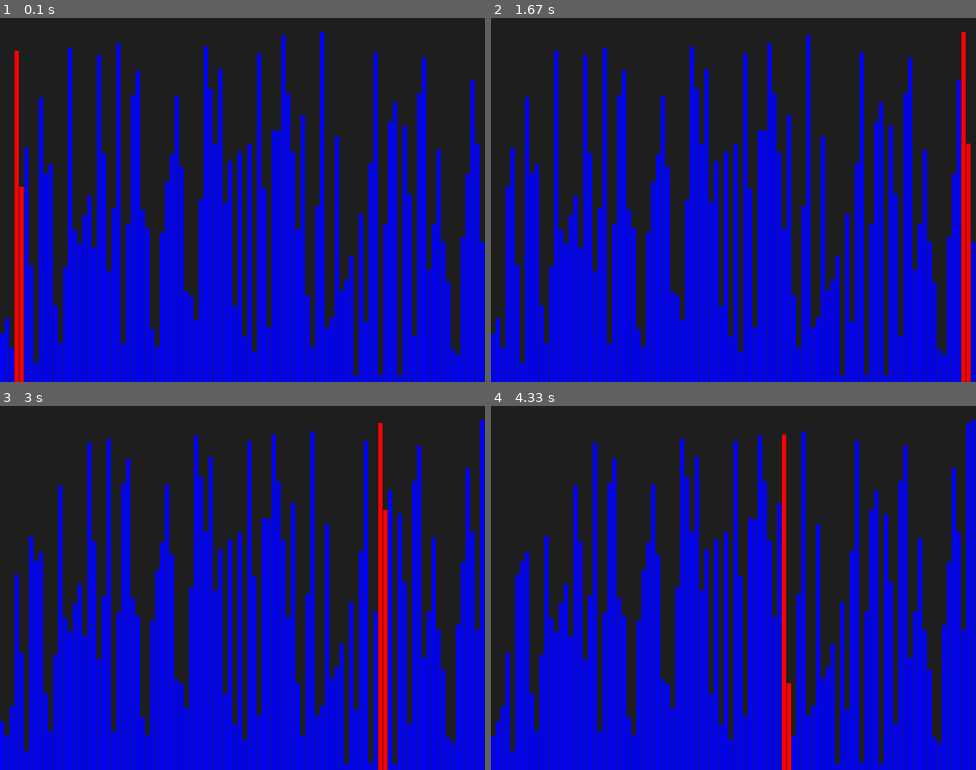
Above: before the commit, frames 1-4 (two rows, left to right).
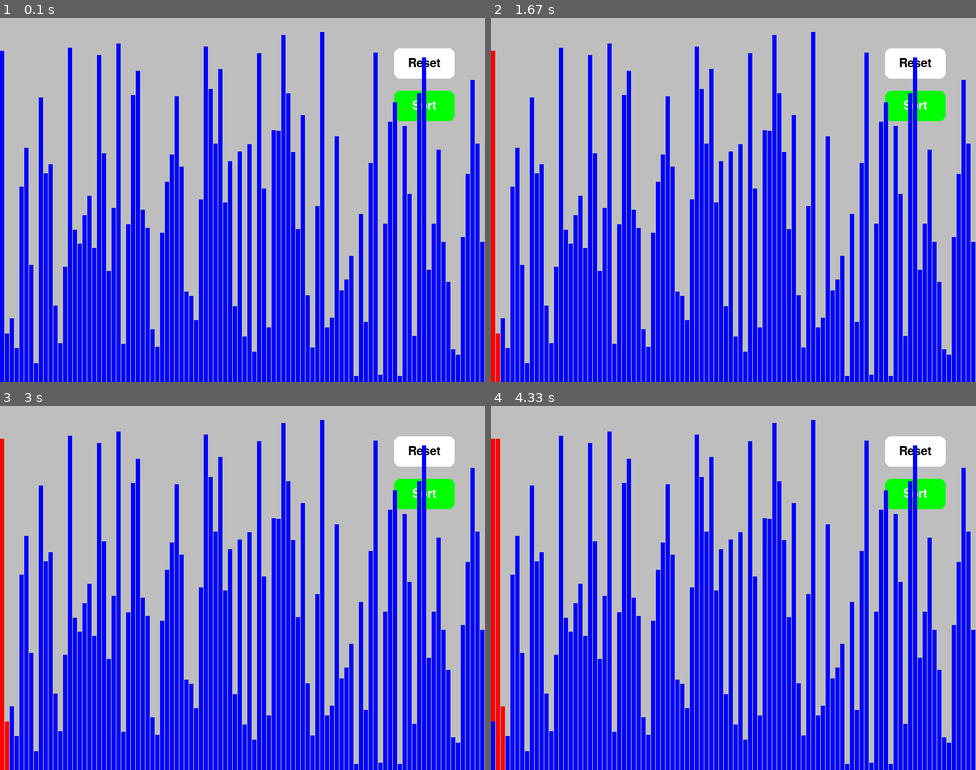
Above: after the commit, the same moments.

Repository: DarioDav/Sorting-algorithms-visualization
Game: pygame game, started from 4-Sorting/sorting_example.py
The game is run twice, just before and just after one commit, with the same random seed, the same clock (stepped at 60 frames per second) and the same inputs.
Inputs (mouse positions are in pixels of both pictures, inside the frame that each line leads up to):
- Up to frame 1 (0.1 s): no input
- Up to frame 2 (1.67 s): click (917, 105) at 0.38 s, where only the run after the commit has a clickable "Sort"; click (733, 221) at 0.72 s
- Up to frame 3 (3 s): click (426, 449) at 2.05 s, where only the run after the commit has a clickable "Reset"; click (218, 682) at 2.38 s
- Up to frame 4 (4.33 s): click (917, 493) at 3.22 s, where only the run after the commit has a clickable "Sort"; click (859, 555) at 3.55 s

The runs differ from the first frame. In frame 1, 60% of the frame differs, in the area x 0-100%, y 0-100%; in frame 2, 73%; in frame 3, 73%; in frame 4, 74%.

Commit message:
Added the insertion sort and selection sort algorithms to the sorting_class.py file, and added buttons for reset and sort functionality in the sorting_example.py file. Updated the commit message to reflect these changes.

Diff:
--- a/4-Sorting/sorting_class.py
+++ b/4-Sorting/sorting_class.py
@@ -5,6 +5,20 @@
 
       def select_sort(self):
             n = len(self.values)
+            for i in range(n):
+                  min_index = i
+                  for j in range(i + 1, n):
+                        if self.values[j] < self.values[min_index]:
+                              min_index = j
+
 
       def insert_sort(self):
             n = len(self.values)
+
+            for i in range(1, n):
+                  key = self.values[i]
+                  j = i - 1
+                  while j >= 0 and key < self.values[j]:
+                        self.values[j + 1] = self.values[j]
+                        j -= 1
+                  self.values[j + 1] = key
--- a/4-Sorting/sorting_example.py
+++ b/4-Sorting/sorting_example.py
@@ -2,6 +2,7 @@
 import random
 import sys
 import time
+from Button_class import Button
 
 pygame.init()
 
@@ -10,6 +11,7 @@
 screen = pygame.display.set_mode((WIDTH, HEIGHT))
 pygame.display.set_caption("Bubble Sort Visualization")
 clock = pygame.time.Clock()
+screen.fill("Grey")
 
 # Bar settings
 num_bars = 100
@@ -18,7 +20,6 @@
 colors = [(0, 0, 255)] * num_bars  # default blue
 
 def draw_bars(values, colors):
-    screen.fill((30, 30, 30))
     for i, val in enumerate(values):
         x = i * bar_width
         y = HEIGHT - val
@@ -35,6 +36,10 @@
                 values[j], values[j + 1] = values[j + 1], values[j]
             colors[j], colors[j+1] = (0, 0, 255), (0, 0, 255)  # reset color
 
+# Adding buttons
+reset_button = Button("Reset", 650, 50, 100, 50, "White", (100, 100, 100), "Black")
+sort_button = Button("Sort", 650, 120, 100, 50, "Green", (100, 255, 100), "White")
+
 # Generator to step through sorting
 sort_generator = bubble_sort(values)
 
@@ -46,11 +51,13 @@
     for event in pygame.event.get():
         if event.type == pygame.QUIT:
             running = False
-
-    try:
-        next(sort_generator)
-    except StopIteration:
-        pass  # Sorting is done
+        elif sort_button.is_clicked(event):
+            try:
+                next(sort_generator)
+            except StopIteration:
+                pass  # Sorting is done
+    sort_button.draw(screen)
+    reset_button.draw(screen)
 
 pygame.quit()
 sys.exit()
Renamed: sorting.py -> 4-Sorting/sorting.py
